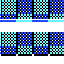
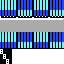
The second 64px x 64px image is a revision of the first. Changes to its layers:
painted on "foreground" over (0, 2, 64, 64)
painted on "Background" over (0, 2, 64, 54)
